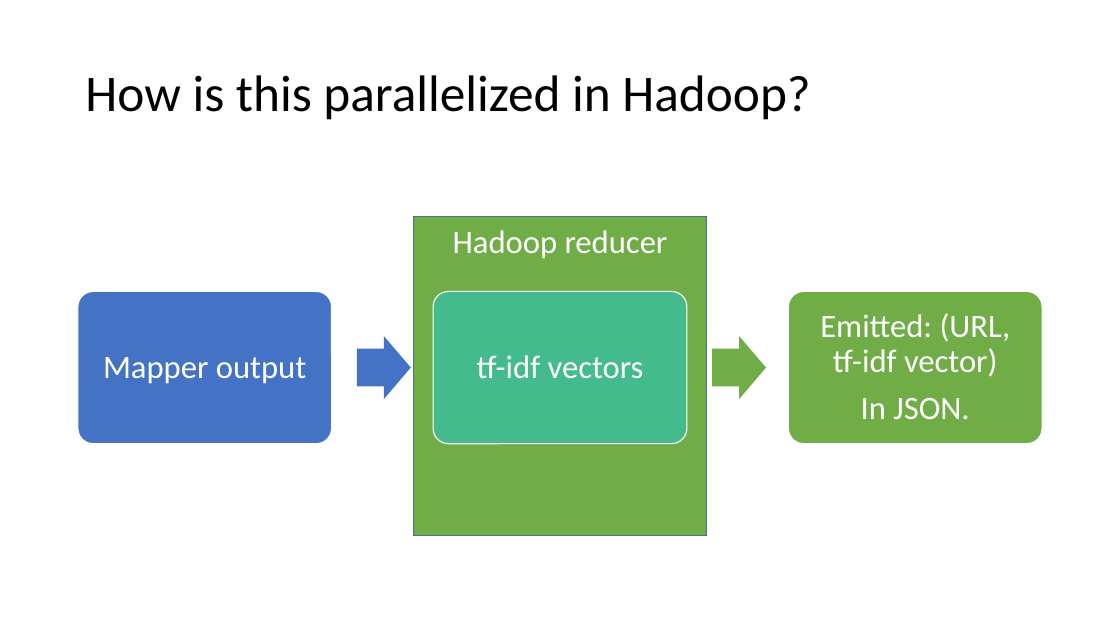
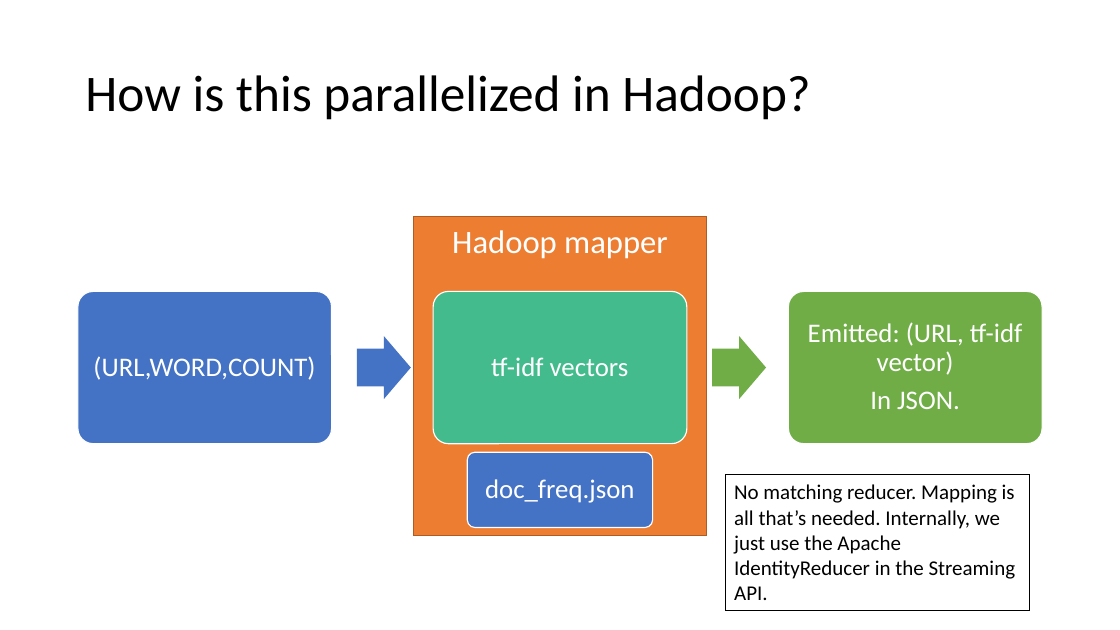
Before and after one commit to lnunno/big-data-nyt-tf-idf, a slide deck: slide 11 of docs/presentation.pptx (slide 9 before the commit). Drawn at 1120x630 pixels with LibreOffice and Linux fonts; fonts in the diff are those of the drawing. Boxes give left, top, right and bottom in pixels: in the first picture for what was removed or moved away, otherwise in the second. Text is boxed around its words. In the diff, an @@ line names an element or a change of style, - is before the commit and + after.

```diff
--- a/docs/presentation.pptx
+++ b/docs/presentation.pptx
@@ rectangle "Hadoop mapper" at (413, 217, 707, 536): fill #70AD47 to #ED7D31; outline #43739E 1 pt to #AF5C24 1 pt @@
@@ text in rectangle at (452, 230, 668, 259): text changed @@
-Hadoop reducer
+Hadoop mapper
@@ text "tf-idf vectors" at (491, 357, 629, 376): size 28 to 23 pt; less space between paragraphs @@
@@ text "Emitted: (URL, tf-idf vector)" at (808, 322, 1022, 409): size 28 to 23 pt; less space between paragraphs @@
@@ text at (93, 356, 315, 380): text changed; size 28 to 23 pt @@
-Mapper output
+(URL,WORD,COUNT)
@@ rounded rectangle added at (467, 452, 653, 528), fill #4472C4, outline #FFFFFF 1 pt @@
@@ text added at (485, 479, 634, 503), 23 pt, text #FFFFFF @@
+doc_freq.json
@@ rectangle added at (726, 475, 1030, 611), fill #FFFFFF, outline #000000 1 pt, 18 pt, text #000000 @@
+No matching reducer. Mapping is all that’s needed. Internally, we just use the Apache IdentityReducer in the Streaming API.
```
Also in this commit, not shown: 3 other slides changed, 8 slides added, 2 slides removed.
